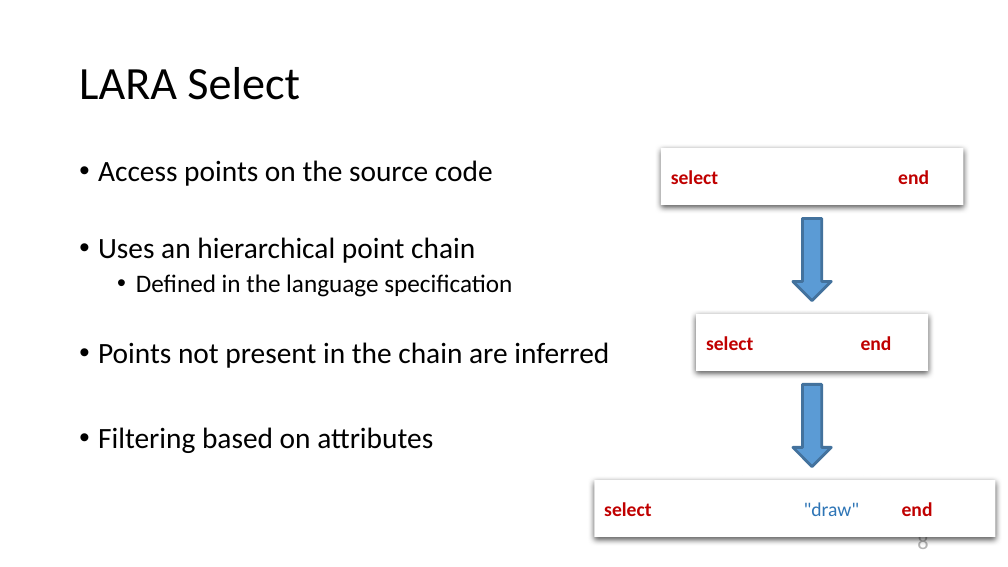
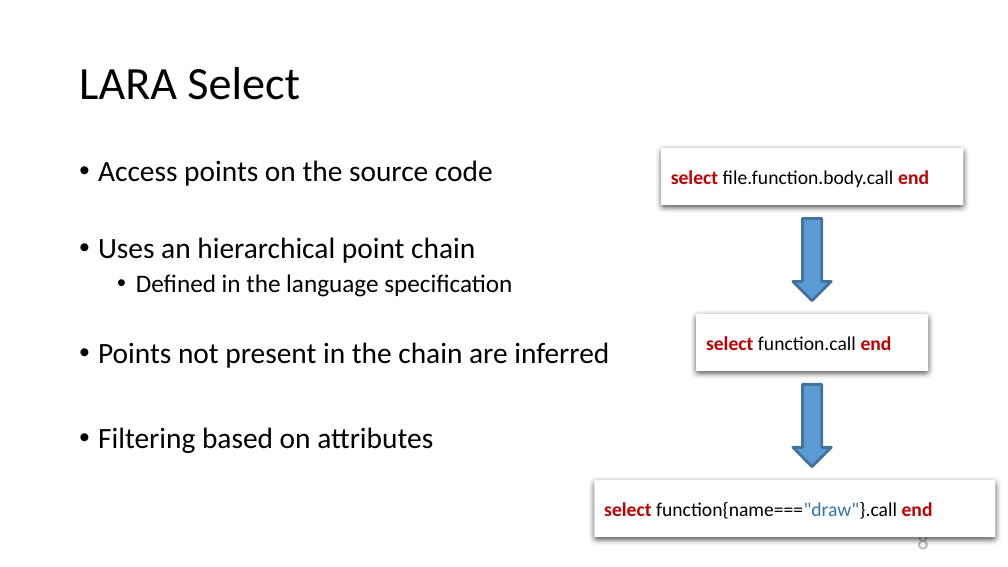
Before and after one commit to specs-feup/specs-lara, a slide deck: slide 8 of 2018-PACT/Clava-Tutorial-Intro.pptx. Drawn at 1008x567 pixels with LibreOffice and Linux fonts; fonts in the diff are those of the drawing. Boxes give left, top, right and bottom in pixels: in the first picture for what was removed or moved away, otherwise in the second. Text is boxed around its words. In the diff, an @@ line names an element or a change of style, - is before the commit and + after.

```diff
--- a/2018-PACT/Clava-Tutorial-Intro.pptx
+++ b/2018-PACT/Clava-Tutorial-Intro.pptx
@@ rectangle "select file.function.body.call end" at (x1=661, y1=148, x2=964, y2=205): text colour #FFFFFF to #000000 in "file.function.body.call" @@
@@ rectangle "select function.call end" at (x1=697, y1=314, x2=928, y2=371): text colour #FFFFFF to #000000 in "function.call" @@
@@ rectangle "select function{name==="draw"}.call end" at (x1=595, y1=480, x2=996, y2=536): text colour #FFFFFF to #000000 in "function{name==="draw"}.call" @@
```
Also in this commit, not shown: 7 other slides changed, 1 other file.
